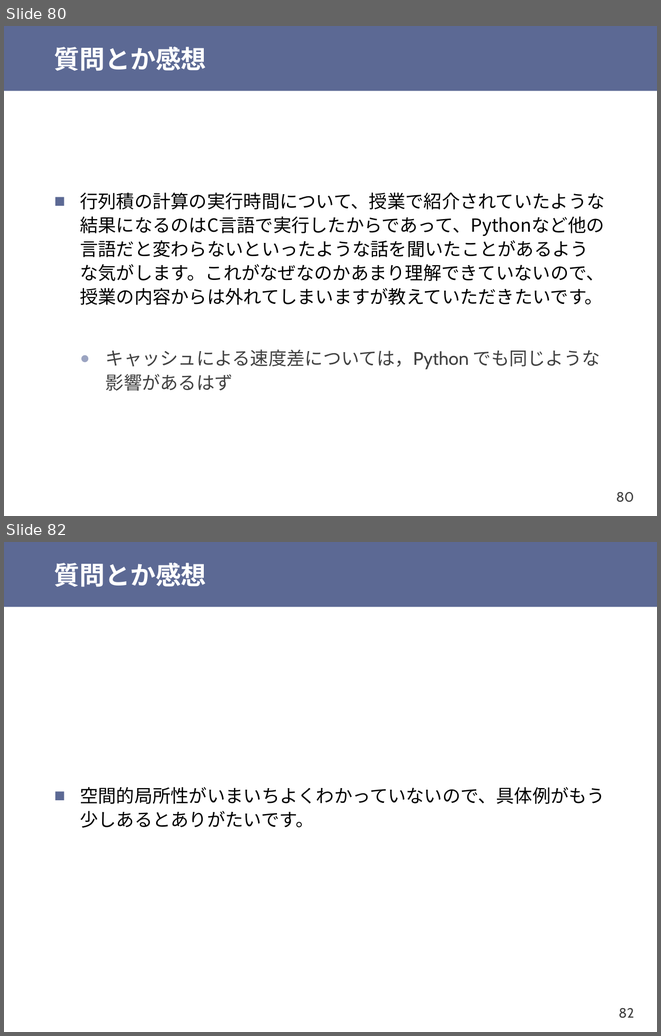
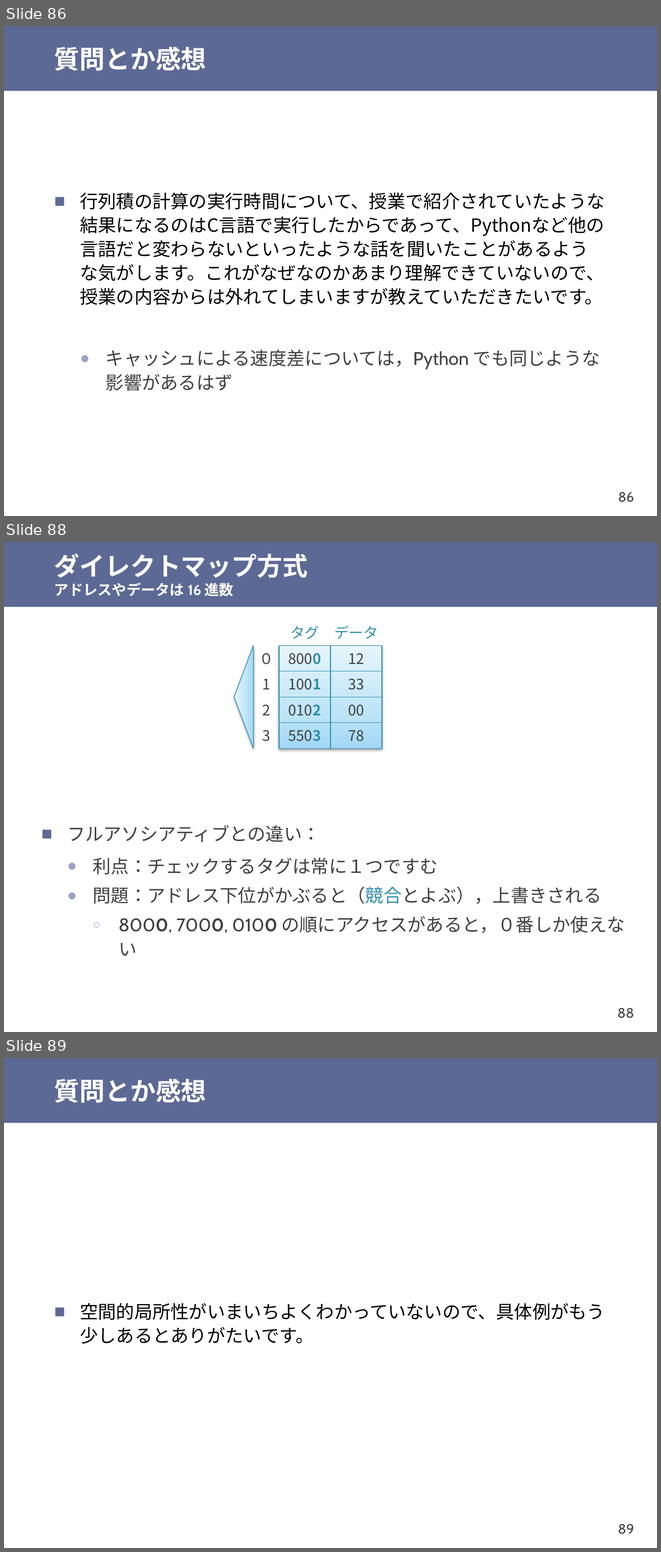
Before and after one commit to shioyadan/otya-computer-architecture-i, a slide deck: cai-shioya-11.pptx. Shown one above the other, each under a label of ours: slides 80 and 82 before the commit, slides 86, 88 and 89 after it; the slides between them are not shown. The pictures are 661x1036 and 661x1552 pixels, drawn with LibreOffice and Linux fonts; fonts in the diff are those of the drawing. Boxes give left, top, right and bottom in pixels: in the first picture for what was removed or moved away, otherwise in the second. Text is boxed around its words. In the diff, an @@ line names an element or a change of style, - is before the commit and + after.

```diff
--- a/cai-shioya-11.pptx
+++ b/cai-shioya-11.pptx
@@ slide 88 added at [4, 542, 657, 1032], background #FFFFFF; not listed: 2 template elements that a slide beside it also shows @@
@@ title added at [54, 553, 308, 597], 16 pt, text #FFFFFF, bold @@
+ダイレクトマップ方式
+アドレスやデータは 16 進数
@@ text added at [290, 626, 319, 639], 16 pt, text #328FAC @@
+タグ
@@ text added at [334, 626, 378, 639], 16 pt, text #328FAC @@
+データ
@@ triangle added at [233, 645, 253, 748], fill gradient #A2D9F7 to #BFE4F8 to #E6F5FD, outline #2E8DAB 0.75 pt @@
@@ text added at [259, 653, 273, 664], 16 pt, text #404040 @@
+０
@@ rectangle added at [279, 645, 381, 748], fill gradient #A2D9F7 to #BFE4F8 to #E6F5FD, outline #2E8DAB 0.75 pt @@
@@ rectangle added at [279, 645, 330, 671], outline #328FAC 0.75 pt, 16 pt, text #404040 @@
+8000
@@ rectangle added at [330, 645, 382, 671], outline #328FAC 0.75 pt, 16 pt, text #404040 @@
+12
@@ text added at [262, 679, 270, 689], 16 pt, text #404040 @@
+1
@@ rectangle added at [279, 671, 330, 697], outline #328FAC 0.75 pt, 16 pt, text #404040 @@
+1001
@@ rectangle added at [330, 671, 382, 697], outline #328FAC 0.75 pt, 16 pt, text #404040 @@
+33
@@ rectangle added at [279, 697, 330, 722], outline #328FAC 0.75 pt, 16 pt, text #404040 @@
+0102
@@ rectangle added at [330, 697, 382, 722], outline #328FAC 0.75 pt, 16 pt, text #404040 @@
+00
@@ text added at [262, 704, 270, 715], 16 pt, text #404040 @@
+2
@@ text added at [262, 730, 270, 741], 16 pt, text #404040 @@
+3
@@ rectangle added at [279, 723, 330, 748], outline #328FAC 0.75 pt, 16 pt, text #404040 @@
+5503
@@ rectangle added at [330, 723, 382, 748], outline #328FAC 0.75 pt, 16 pt, text #404040 @@
+78
@@ text added at [67, 825, 625, 933], 20 pt, text #404040 @@
+■ フルアソシアティブとの違い：
+  ● 利点：チェックするタグは常に１つですむ
+  ● 問題：アドレス下位がかぶると（競合とよぶ），上書きされる
+    ○ 8000, 7000, 0100 の順にアクセスがあると，０番しか使えない
@@ what was slide 80 is now slide 86 @@
@@ page number at [618, 491, 634, 502]: text changed @@
-80
+86
@@ what was slide 82 is now slide 89 @@
@@ page number at [618, 1523, 634, 1534]: text changed @@
-82
+89
```
Also in this commit, not shown: 8 slides changed, 6 other slides added, 6 other files.
